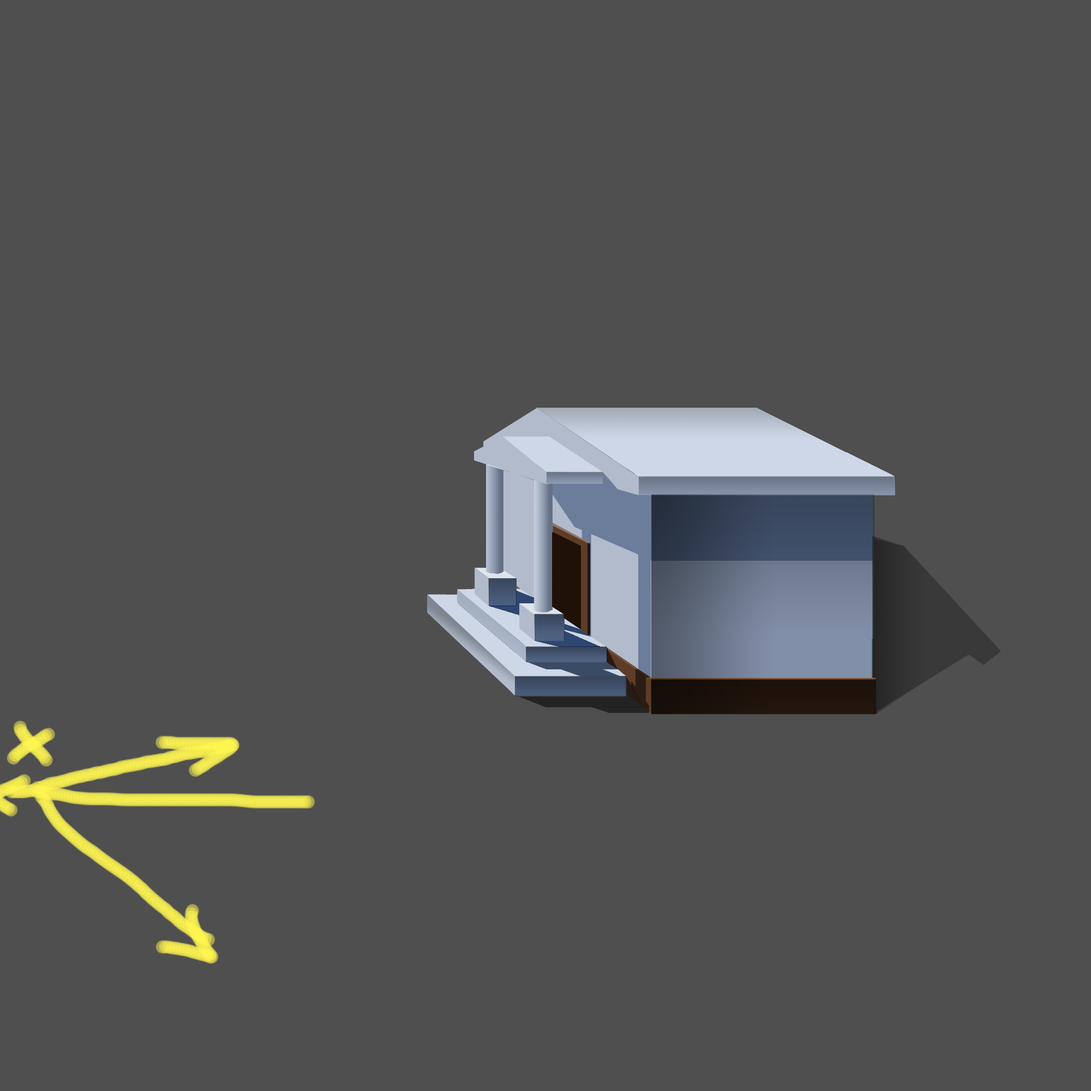
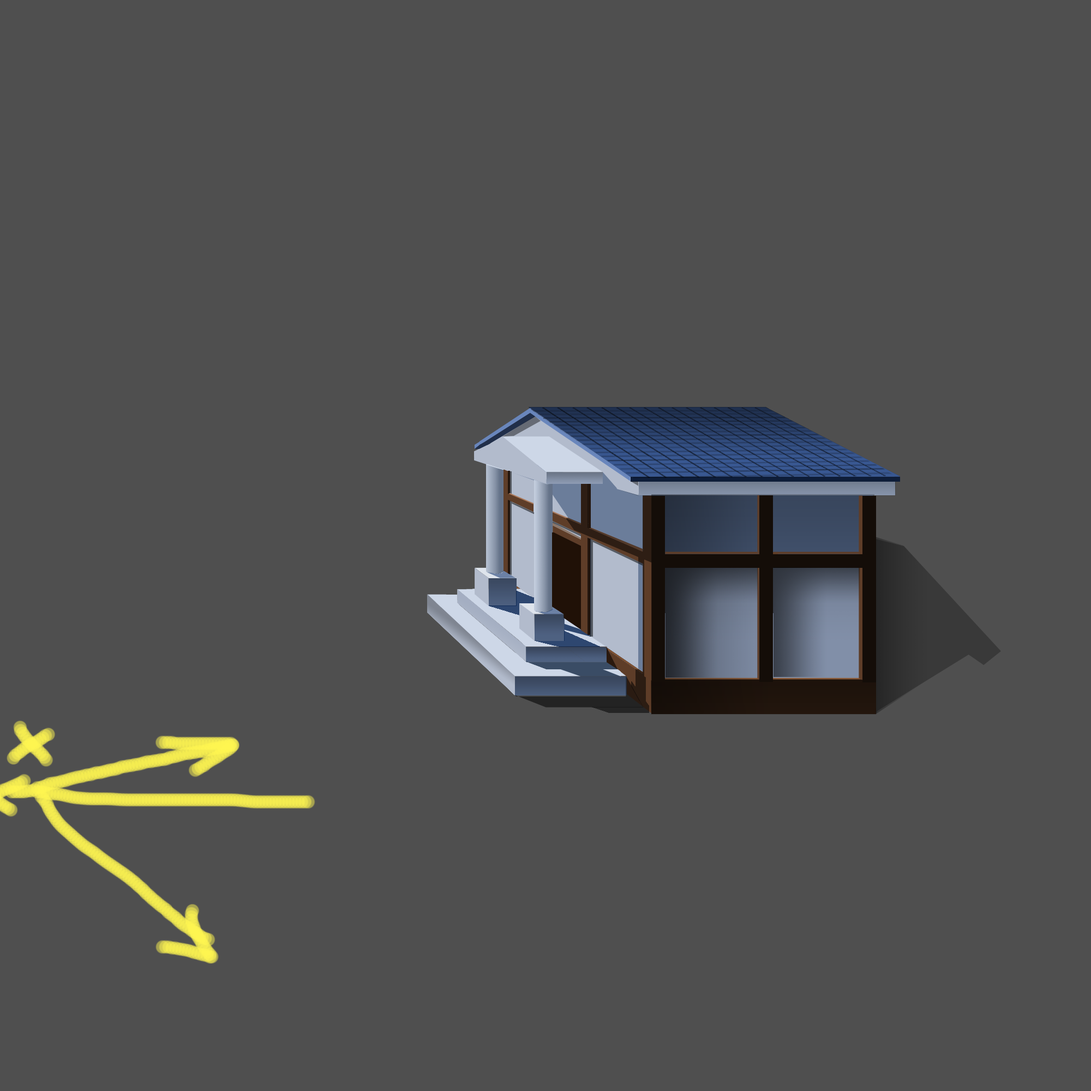
Revision of a layered 1091x1091 image; what changed, layer by layer:
painted on "Слой 2" over box(474, 407, 901, 683)
